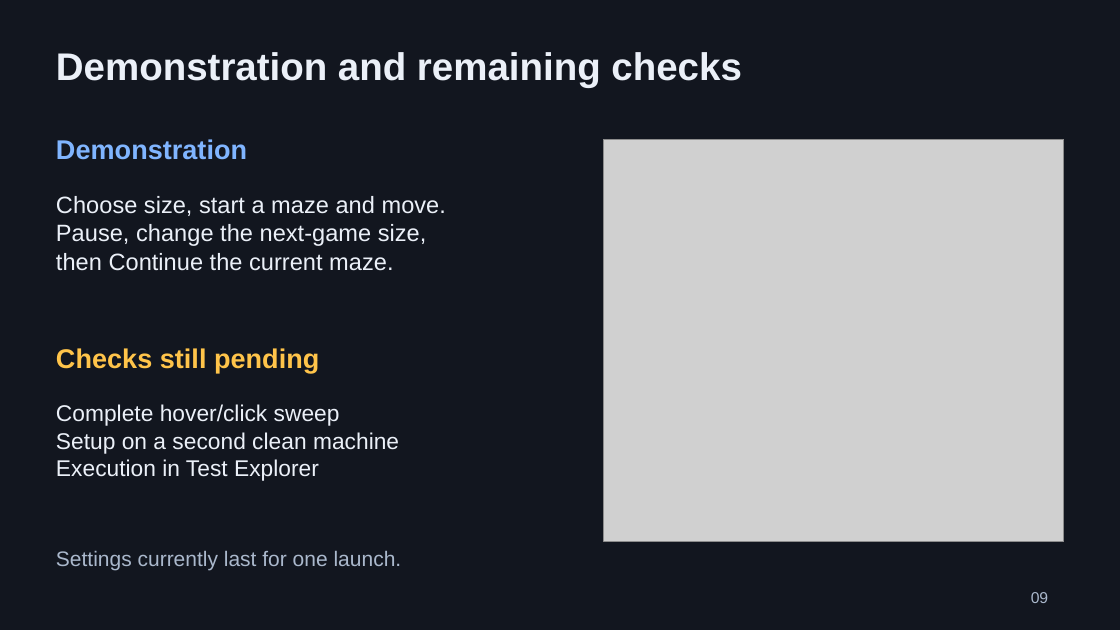
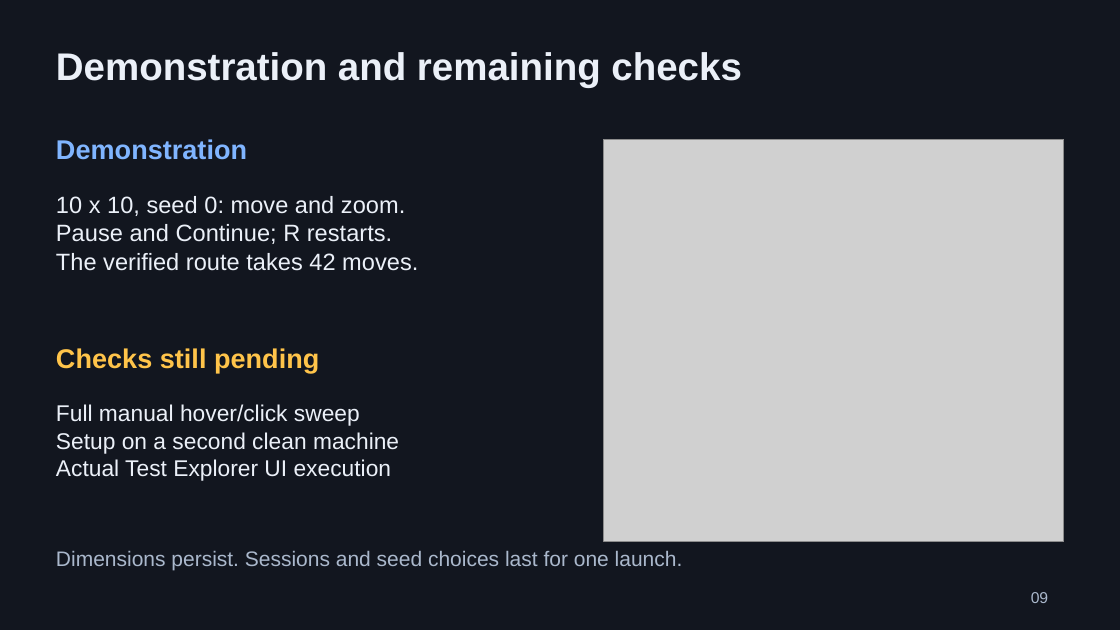
Before and after one commit to RMKolibarov24/NXRP, a slide deck: slide 9 of docs/NXRP_Defense.pptx. Drawn at 1120x630 pixels with LibreOffice and Linux fonts; fonts in the diff are those of the drawing; grey boxes stand for pictures. Boxes give left, top, right and bottom in pixels: in the first picture for what was removed or moved away, otherwise in the second. Text is boxed around its words. In the diff, an @@ line names an element or a change of style, - is before the commit and + after.

```diff
--- a/docs/NXRP_Defense.pptx
+++ b/docs/NXRP_Defense.pptx
@@ text at [56,196,418,271]: text changed @@
-Choose size, start a maze and move.
-Pause, change the next-game size,
-then Continue the current maze.
+10 x 10, seed 0: move and zoom.
+Pause and Continue; R restarts.
+The verified route takes 42 moves.
@@ text at [56,404,360,426]: text changed @@
-Complete hover/click sweep
+Full manual hover/click sweep
@@ text at [56,459,391,481]: text changed @@
-Execution in Test Explorer
+Actual Test Explorer UI execution
@@ text at [56,551,683,571]: text changed @@
-Settings currently last for one launch.
+Dimensions persist. Sessions and seed choices last for one launch.
```
Also in this commit, not shown: 8 other slides changed, 1 slide added, 1 slide removed, 5 other files.
